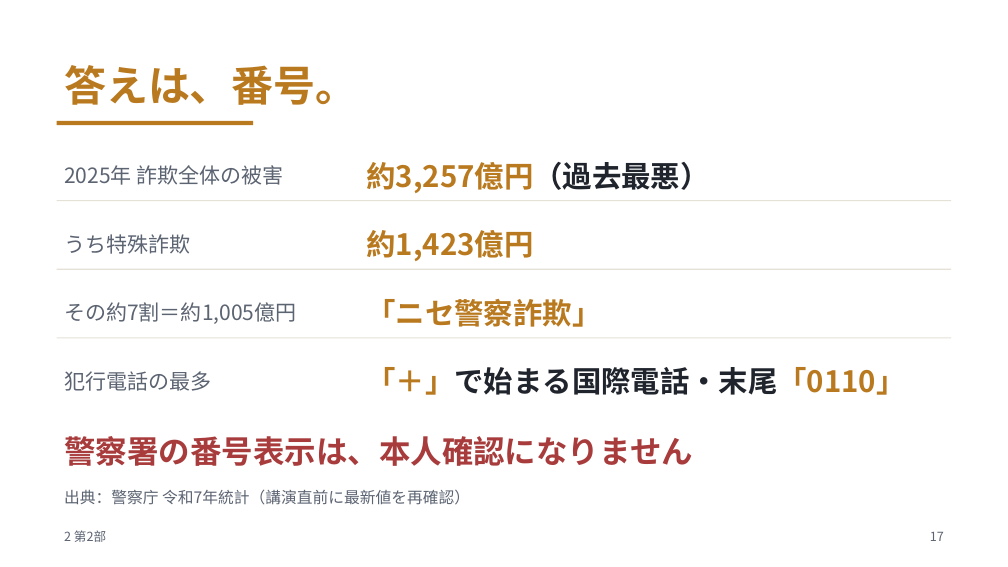
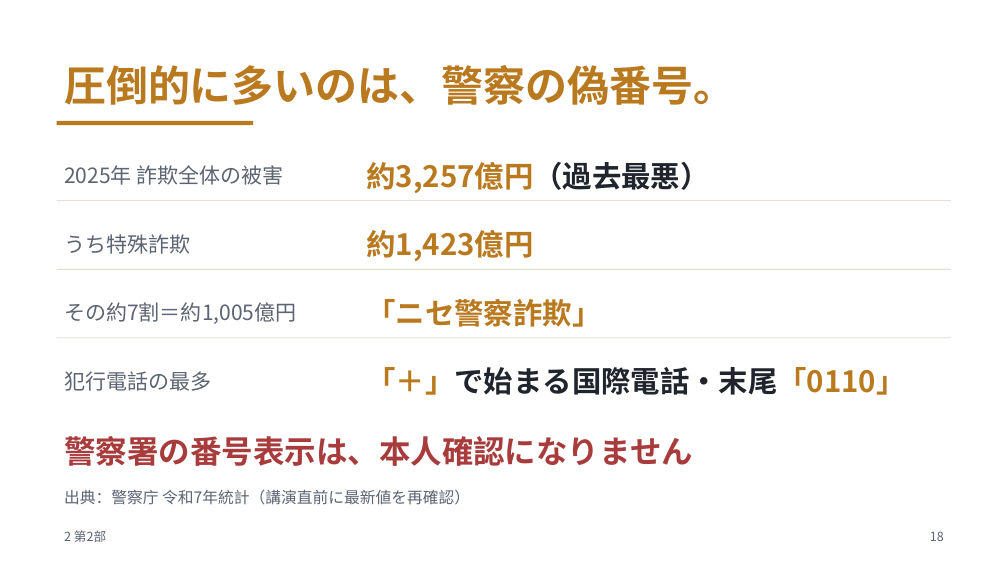
Before and after one commit to meitekku/deepfake-talk-v2, a slide deck: slide 18 of slides/deepfake-talk.pptx (slide 17 before the commit). Drawn at 1008x567 pixels with LibreOffice and Linux fonts; fonts in the diff are those of the drawing. Boxes give left, top, right and bottom in pixels: in the first picture for what was removed or moved away, otherwise in the second. Text is boxed around its words. In the diff, an @@ line names an element or a change of style, - is before the commit and + after.

Commit message:
第2部を再構成: あまり聞かない→実はある(有名人1,200億+摘発例)→圧倒的に多いのは警察偽番号→海外では一般家庭→差は材料→予測へ(全32枚)

```diff
--- a/slides/deepfake-talk.pptx
+++ b/slides/deepfake-talk.pptx
@@ text at (64,65,735,105): text changed @@
-答えは、番号。
+圧倒的に多いのは、警察の偽番号。
@@ text at (930,531,944,541): text changed @@
-17
+18
```
Also in this commit, not shown: 14 other slides changed, 2 slides added, 4 other files.
